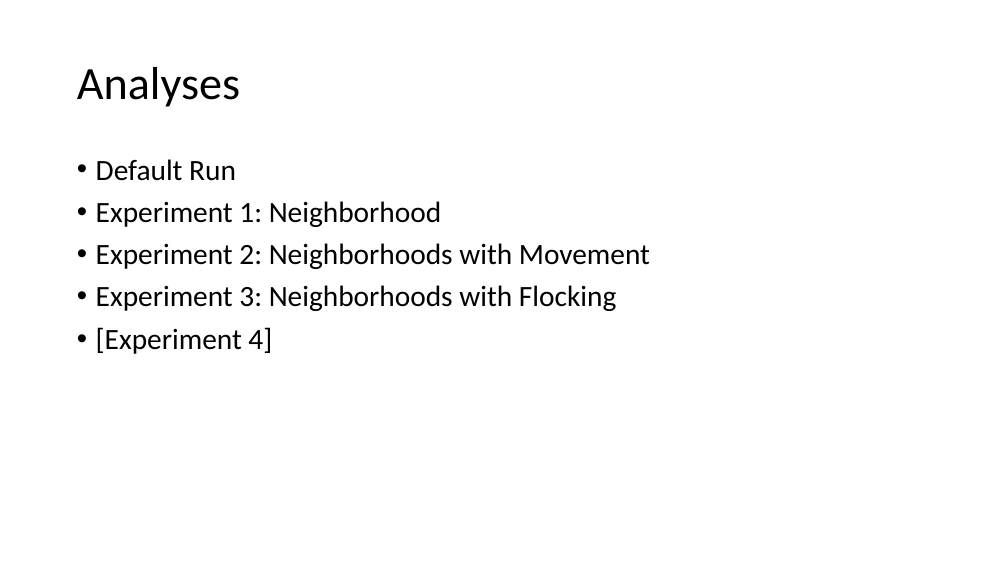
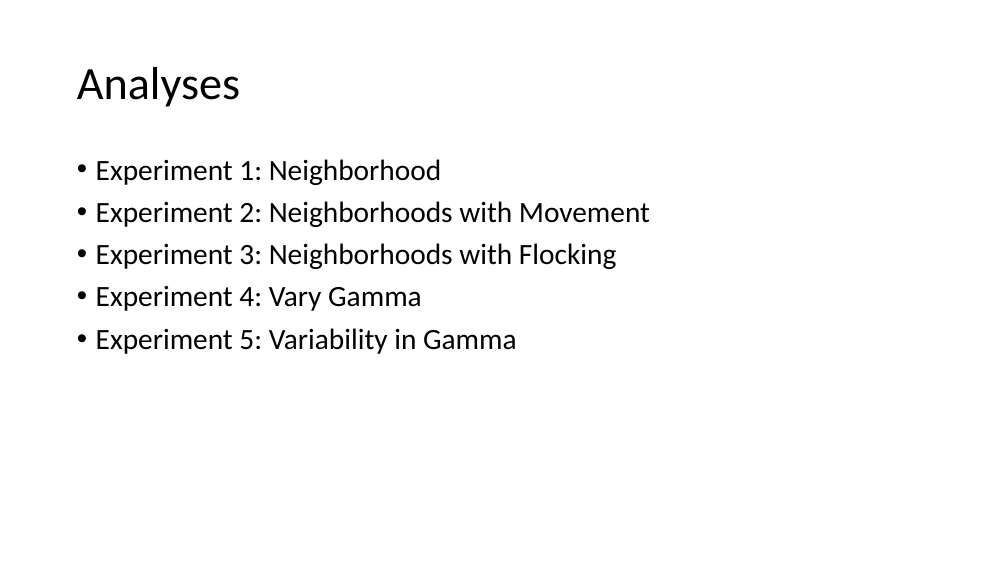
Before and after one commit to ruiqing369/Lakeland, a slide deck: slide 13 of Lakeland Presentation.pptx (slide 6 before the commit). Drawn at 1008x567 pixels with LibreOffice and Linux fonts; fonts in the diff are those of the drawing. Boxes give left, top, right and bottom in pixels: in the first picture for what was removed or moved away, otherwise in the second. Text is boxed around its words. In the diff, an @@ line names an element or a change of style, - is before the commit and + after.

```diff
--- a/Lakeland Presentation.pptx
+++ b/Lakeland Presentation.pptx
@@ text at [96,159,236,181]: paragraph removed @@
-• Default Run
@@ text at [96,285,517,354]: text changed @@
-• [Experiment 4]
+• Experiment 4: Vary Gamma
+• Experiment 5: Variability in Gamma
```
Also in this commit, not shown: 3 other slides changed, 12 slides added, 2 slides removed, 1 other file.
